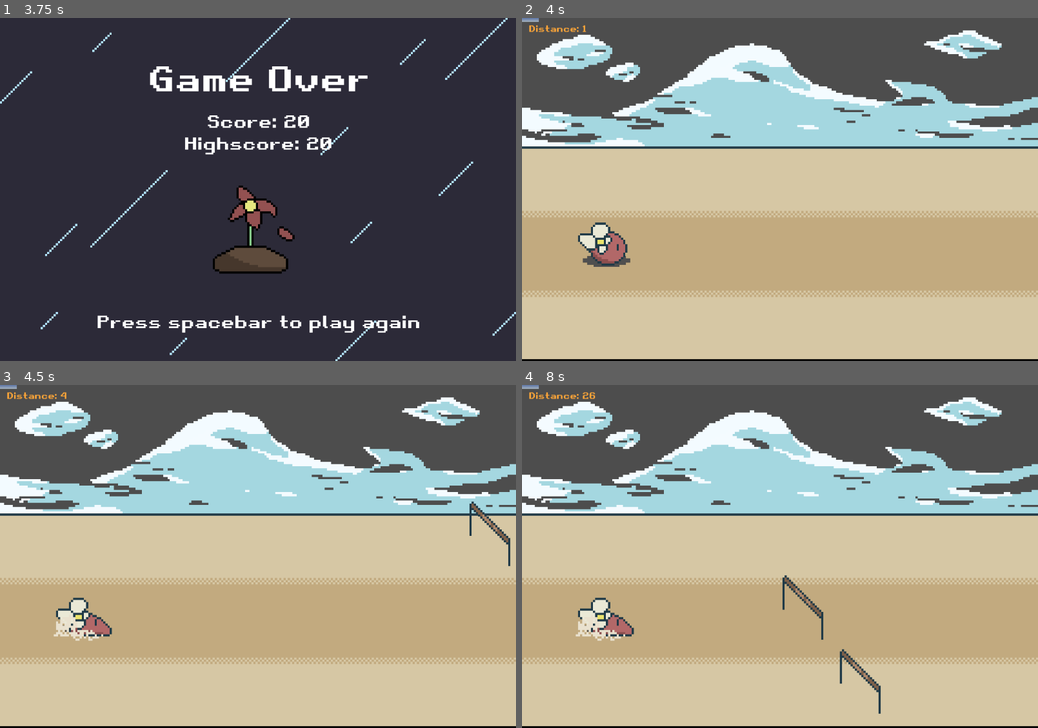
Above: before the commit, frames 1-4 (two rows, left to right).
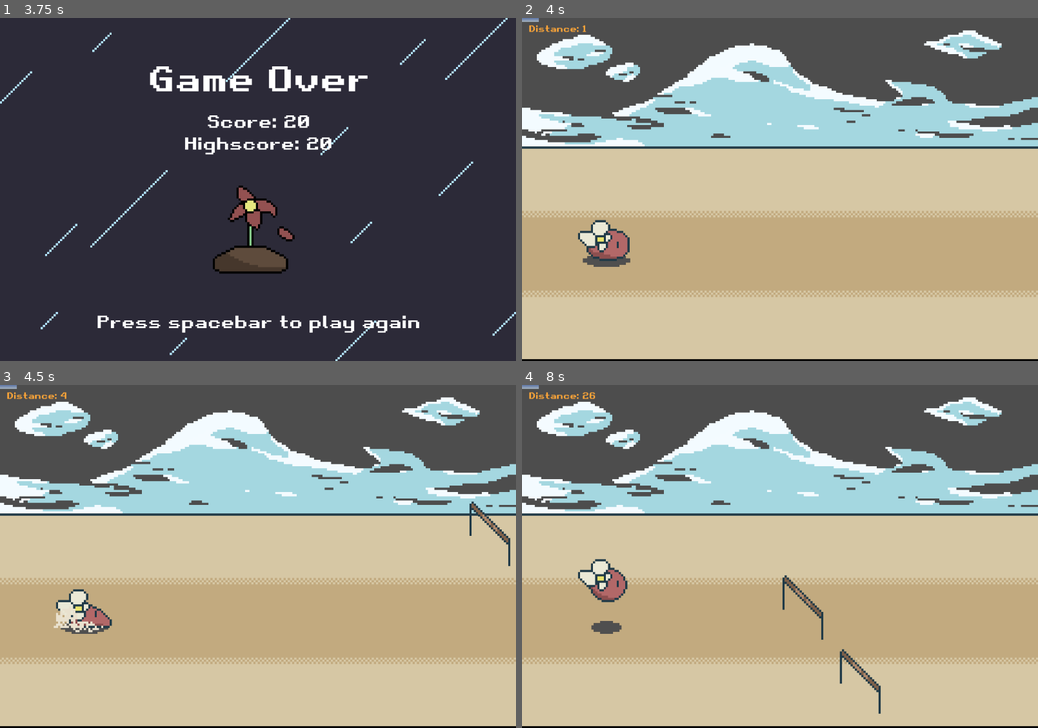
Above: after the commit, the same moments.

Repository: XeroKimo/On-My-Way-Home
Game: Godot game, scene res://Levels/Main_Menu.tscn
The game is run twice, just before and just after one commit, with the same random seed, the same clock (stepped at 60 frames per second) and the same inputs.
Inputs:
- Up to frame 1 (3.75 s): tap Space (jump) at 0.5, 0.77, 1.52, 3.02 s; hold Right (ui_right) 0.53-1.28 s; hold Ctrl (slide) 0.53-1.28 s; hold Down (lane_down) 1.28-2.03 s; tap Ctrl (slide) at 1.35, 2.85 s; hold Right (ui_right) 2.03-2.78 s; hold Ctrl (slide) 2.03-2.78 s; hold Up (lane_up) 2.78-3.53 s; hold Left (ui_left) from 3.53 s (still down); hold Ctrl (slide) from 3.53 s (still down)
- Up to frame 2 (4 s): keep holding Left (ui_left); keep holding Ctrl (slide); tap Space (jump) at 3.77 s
- Up to frame 3 (4.5 s): keep holding Left (ui_left); release Ctrl (slide) at 4.28 s; tap Ctrl (slide) at 4.35 s
- Up to frame 4 (8 s): tap Space (jump) at 4.52, 6.02, 6.77, 7.52 s; release Left (ui_left) at 5.03 s; hold Down (lane_down) 5.03-5.78 s; hold Ctrl (slide) 5.03-5.78 s; hold Right (ui_right) 5.78-6.53 s; tap Ctrl (slide) at 5.85, 7.35 s; hold Up (lane_up) 6.53-7.28 s; hold Ctrl (slide) 6.53-7.28 s; hold Right (ui_right) from 7.28 s (still down)

Frame 1 is identical in both runs. In frame 2, 0.5% of the frame differs, in the area x 10-21%, y 58-73%; in frame 3, 0.9%; in frame 4, 1.6%, in the area x 10-22%, y 50-75%.

Commit message:
- Fixed a bug where if you died while sliding, your hitbox is now permanently disjointed

Diff:
--- a/brackeys_jam_2024/Player/player.gd
+++ b/brackeys_jam_2024/Player/player.gd
@@ -35,6 +35,7 @@
 	collider_shape = collider.shape as RectangleShape2D
 	original_collider_height = collider_shape.size.y
 	original_collider_y_pos = collider.position.y
+	GameState.on_game_ended.connect(stop_sliding)
 
 func _input(event: InputEvent) -> void:
 	if GameState.game_ended:
